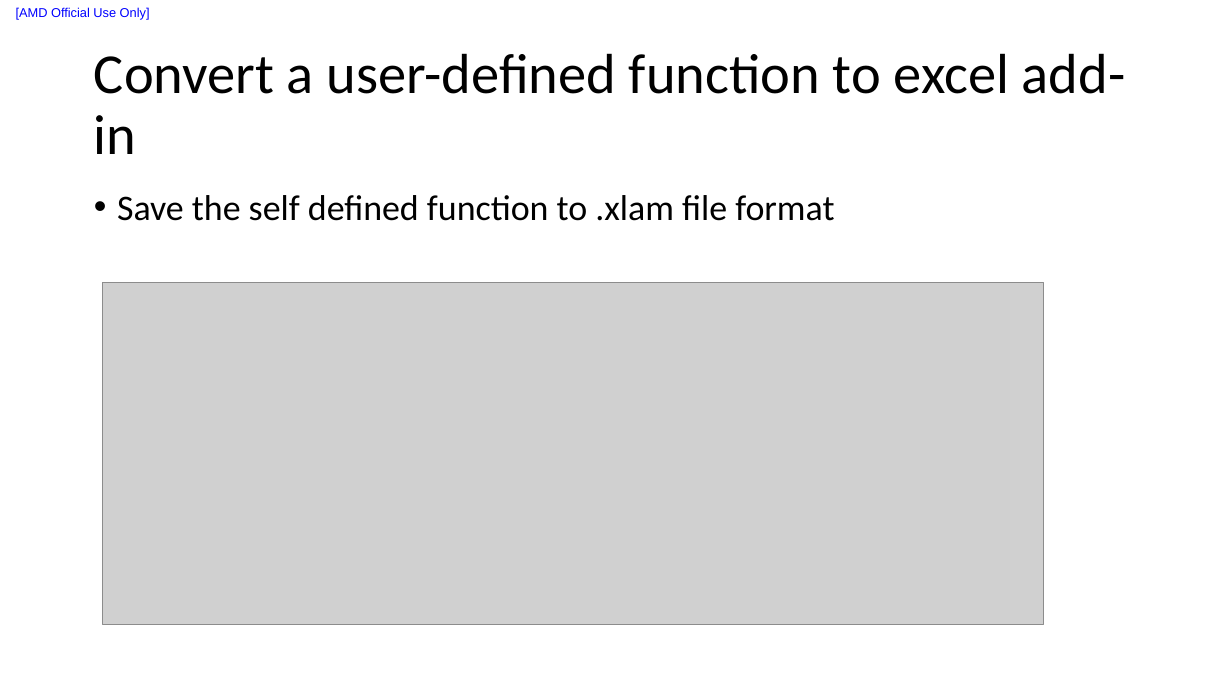
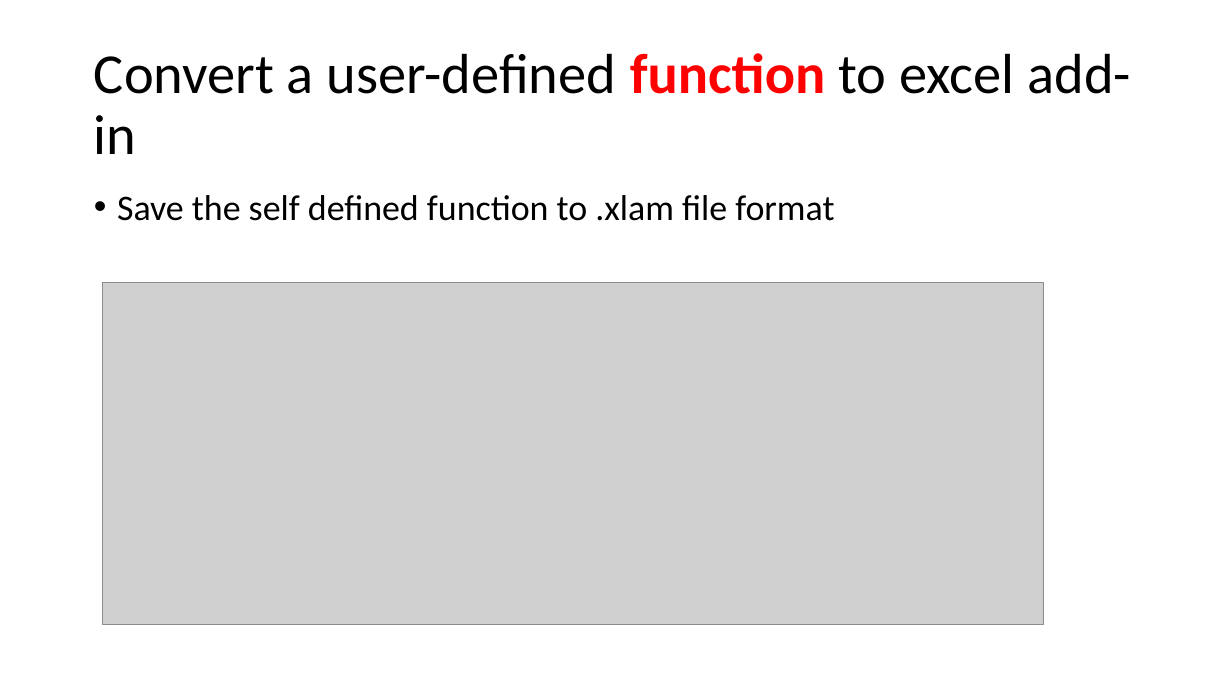
Before and after one commit to liuxu-github-ui/Excel, a slide deck: slide 12 of VBA.pptx (slide 10 before the commit). Drawn at 1232x693 pixels with LibreOffice and Linux fonts; fonts in the diff are those of the drawing; grey boxes stand for pictures. Boxes give left, top, right and bottom in pixels: in the first picture for what was removed or moved away, otherwise in the second. Text is boxed around its words. In the diff, an @@ line names an element or a change of style, - is before the commit and + after.

```diff
--- a/VBA.pptx
+++ b/VBA.pptx
@@ text removed at (16, 7, 150, 20) @@
-[AMD Official Use Only]
@@ title "Convert a user-defined function to ..." at (94, 53, 1131, 154): text colour #000000 to #FF0000, bold on in "function" @@
```
Also in this commit, not shown: 11 other slides changed, 5 slides added, 1 slide removed, 37 other files.
